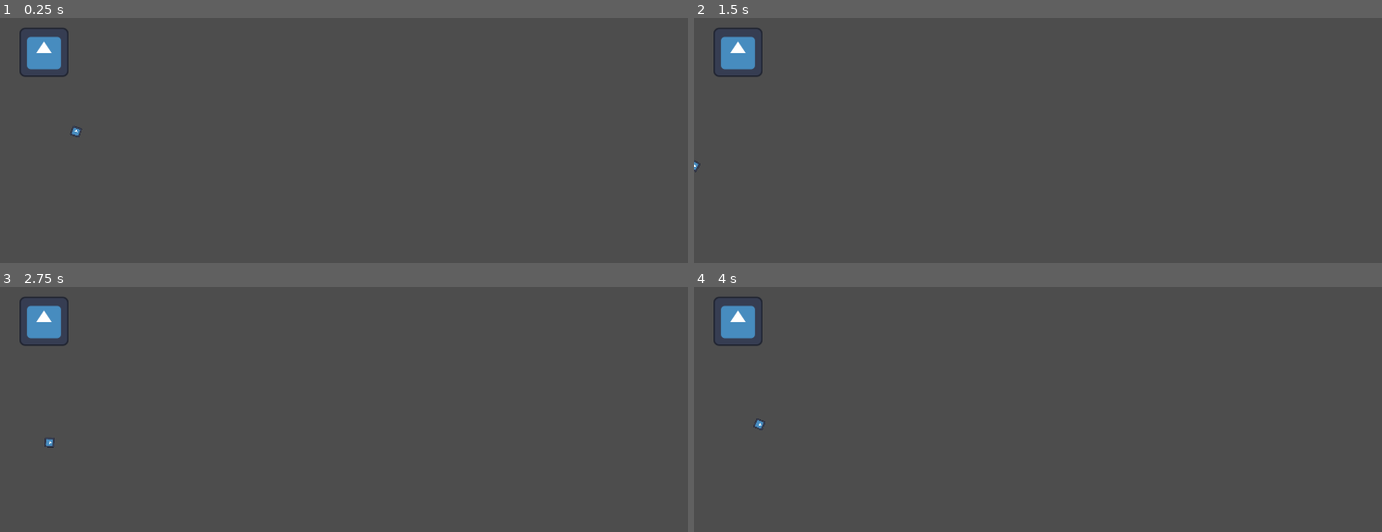
Above: before the commit, frames 1-4 (two rows, left to right).
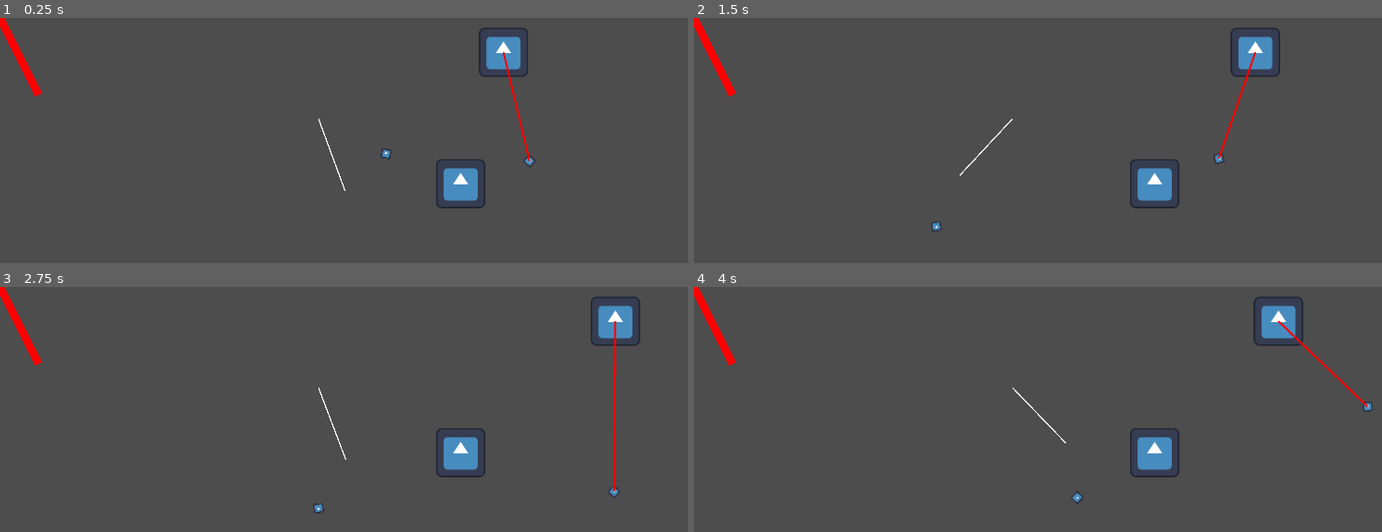
Above: after the commit, the same moments.

Repository: Neomania/DaveAndTimsMiningAdventure
Game: Godot game, scene res://Scenes/physics_playground.tscn
Two runs of this game, one before a commit and one after it. Both use one fixed random seed, a clock stepped at 60 frames per second and the inputs below. This scene is started directly instead of the project's main scene. The engine's default icon, where the game draws it, is replaced by a stand-in: a white triangle on a blue panel in a dark square.
Inputs:
- Up to frame 1 (0.25 s): no input
- Up to frame 2 (1.5 s): hold Right (ui_right) 0.53-1.28 s; tap Z (game_pickup, bound only after the commit) at 0.6, 1.35 s; hold Down (ui_down) from 1.28 s (still down)
- Up to frame 3 (2.75 s): release Down (ui_down) at 2.03 s; hold Right (ui_right) from 2.03 s (still down); tap Z (game_pickup, bound only after the commit) at 2.1 s
- Up to frame 4 (4 s): release Right (ui_right) at 2.78 s; hold Up (ui_up) 2.78-3.53 s; tap Z (game_pickup, bound only after the commit) at 2.85, 3.6 s; hold Left (ui_left) from 3.53 s (still down)

The runs differ from the first frame. In frame 1, 3.2% of the frame differs, in the area x 0-78%, y 0-78%; in frame 2, 3.2%; in frame 3, 3.3%, in the area x 0-94%, y 0-93%; in frame 4, 3.2%.

Commit message:
Adding crane stuff

Diff:
--- /dev/null
+++ b/Scenes/crane_test.tscn
@@ -0,0 +1,107 @@
+[gd_scene load_steps=6 format=3 uid="uid://dkhn2xc4huqbb"]
+
+[ext_resource type="Script" path="res://Scripts/Crane/Arm.gd" id="1_tltpx"]
+[ext_resource type="Texture2D" uid="uid://ty1wt7fgwf0t" path="res://icon.svg" id="2_2e5rd"]
+[ext_resource type="Script" path="res://Scripts/Crane/HookGrab.gd" id="3_5188y"]
+[ext_resource type="Script" path="res://Scripts/Crane/Rope.gd" id="3_xqgg8"]
+
+[sub_resource type="RectangleShape2D" id="RectangleShape2D_6yj2w"]
+size = Vector2(128, 128)
+
+[node name="CraneTest" type="Node2D"]
+
+[node name="Arm" type="StaticBody2D" parent="."]
+position = Vector2(100, 100)
+script = ExtResource("1_tltpx")
+
+[node name="CollisionShape2D" type="CollisionShape2D" parent="Arm"]
+scale = Vector2(0.5, 0.25)
+shape = SubResource("RectangleShape2D_6yj2w")
+
+[node name="Sprite2D" type="Sprite2D" parent="Arm/CollisionShape2D"]
+texture = ExtResource("2_2e5rd")
+
+[node name="Arm Anchor" type="Node2D" parent="Arm/CollisionShape2D"]
+position = Vector2(0, 64)
+
+[node name="Hook" type="RigidBody2D" parent="."]
+position = Vector2(100, 200)
+can_sleep = false
+script = ExtResource("3_5188y")
+
+[node name="CollisionPolygon2D" type="CollisionPolygon2D" parent="Hook"]
+scale = Vector2(50, 50)
+polygon = PackedVector2Array(0, -0.5, -0.5, 0.33, 0.5, 0.33)
+
+[node name="Polygon2D" type="Polygon2D" parent="Hook/CollisionPolygon2D"]
+polygon = PackedVector2Array(0, -0.5, -0.5, 0.33, 0.5, 0.33)
+
+[node name="Hook Anchor" type="Node2D" parent="Hook/CollisionPolygon2D"]
+position = Vector2(0, -0.5)
+
+[node name="RayCast2D" type="RayCast2D" parent="Hook"]
+position = Vector2(0, 15)
+target_position = Vector2(0, 20)
+
+[node name="DampedSpringJoint2D" type="DampedSpringJoint2D" parent="."]
+position = Vector2(100, 116)
+node_a = NodePath("../Arm")
+node_b = NodePath("../Hook")
+length = 59.0
+stiffness = 64.0
+script = ExtResource("3_xqgg8")
+
+[node name="Box" type="Node2D" parent="."]
+position = Vector2(1564, 886)
+
+[node name="StaticBody2D" type="StaticBody2D" parent="Box"]
+position = Vector2(0, 100)
+
+[node name="CollisionShape2D" type="CollisionShape2D" parent="Box/StaticBody2D"]
+scale = Vector2(5, 0.25)
+shape = SubResource("RectangleShape2D_6yj2w")
+
+[node name="Sprite2D" type="Sprite2D" parent="Box/StaticBody2D/CollisionShape2D"]
+texture = ExtResource("2_2e5rd")
+
+[node name="StaticBody2D2" type="StaticBody2D" parent="Box"]
+position = Vector2(308, 0)
+
+[node name="CollisionShape2D" type="CollisionShape2D" parent="Box/StaticBody2D2"]
+position = Vector2(0, -12)
+scale = Vector2(0.25, 2)
+shape = SubResource("RectangleShape2D_6yj2w")
+
+[node name="Sprite2D" type="Sprite2D" parent="Box/StaticBody2D2/CollisionShape2D"]
+texture = ExtResource("2_2e5rd")
+
+[node name="StaticBody2D3" type="StaticBody2D" parent="Box"]
+position = Vector2(-304, 0)
+
+[node name="CollisionShape2D" type="CollisionShape2D" parent="Box/StaticBody2D3"]
+position = Vector2(0, -12)
+scale = Vector2(0.25, 2)
+shape = SubResource("RectangleShape2D_6yj2w")
+
+[node name="Sprite2D" type="Sprite2D" parent="Box/StaticBody2D3/CollisionShape2D"]
+texture = ExtResource("2_2e5rd")
+
+[node name="StaticBody2D" type="StaticBody2D" parent="."]
+position = Vector2(979, 1035)
+
+[node name="CollisionShape2D" type="CollisionShape2D" parent="StaticBody2D"]
+scale = Vector2(20, 0.25)
+shape = SubResource("RectangleShape2D_6yj2w")
+
+[node name="Sprite2D" type="Sprite2D" parent="StaticBody2D/CollisionShape2D"]
+texture = ExtResource("2_2e5rd")
+
+[node name="Rock" type="RigidBody2D" parent="."]
+position = Vector2(595, 875)
+
+[node name="CollisionShape2D" type="CollisionShape2D" parent="Rock"]
+scale = Vector2(2, 2)
+shape = SubResource("RectangleShape2D_6yj2w")
+
+[node name="Sprite2D" type="Sprite2D" parent="Rock/CollisionShape2D"]
+texture = ExtResource("2_2e5rd")
--- a/Scenes/physics_playground.tscn
+++ b/Scenes/physics_playground.tscn
@@ -1,6 +1,10 @@
-[gd_scene load_steps=4 format=3 uid="uid://dhghw165a1wm1"]
+[gd_scene load_steps=9 format=3 uid="uid://dhghw165a1wm1"]
 
+[ext_resource type="Script" path="res://Scripts/PhysicsPlayground/craneStatic.gd" id="1_qa45u"]
 [ext_resource type="Texture2D" uid="uid://ty1wt7fgwf0t" path="res://icon.svg" id="1_y026q"]
+[ext_resource type="Script" path="res://Scripts/PhysicsPlayground/rope.gd" id="2_v80pq"]
+[ext_resource type="Script" path="res://Scripts/PhysicsPlayground/shapeRope.gd" id="3_imm8m"]
+[ext_resource type="Script" path="res://Scripts/PhysicsPlayground/pinRope.gd" id="4_c0n3j"]
 
 [sub_resource type="RectangleShape2D" id="RectangleShape2D_v0umk"]
 size = Vector2(128, 128)
@@ -8,10 +12,15 @@
 [sub_resource type="RectangleShape2D" id="RectangleShape2D_fex8h"]
 size = Vector2(128, 128)
 
+[sub_resource type="SegmentShape2D" id="SegmentShape2D_7j12m"]
+a = Vector2(0, -100)
+b = Vector2(0, 100)
+
 [node name="Physics Playground" type="Node2D"]
 
 [node name="StaticBody2D" type="StaticBody2D" parent="."]
-position = Vector2(114, 89)
+position = Vector2(1305, 89)
+script = ExtResource("1_qa45u")
 
 [node name="CollisionShape2D" type="CollisionShape2D" parent="StaticBody2D"]
 shape = SubResource("RectangleShape2D_v0umk")
@@ -19,16 +28,14 @@
 [node name="Sprite2D" type="Sprite2D" parent="StaticBody2D"]
 texture = ExtResource("1_y026q")
 
-[node name="DampedSpringJoint2D" type="DampedSpringJoint2D" parent="StaticBody2D"]
-node_a = NodePath("..")
-node_b = NodePath("../../RigidBody2D")
-length = 200.0
-rest_length = 200.0
-stiffness = 64.0
-damping = 0.01
+[node name="Pivot" type="StaticBody2D" parent="StaticBody2D"]
+position = Vector2(59, 59)
+rotation = -1.15192
 
 [node name="RigidBody2D" type="RigidBody2D" parent="."]
-position = Vector2(197, 267)
+position = Vector2(1373, 348)
+can_sleep = false
+angular_damp_mode = 1
 
 [node name="CollisionShape2D" type="CollisionShape2D" parent="RigidBody2D"]
 scale = Vector2(0.2, 0.2)
@@ -36,3 +43,53 @@
 
 [node name="Sprite2D" type="Sprite2D" parent="RigidBody2D/CollisionShape2D"]
 texture = ExtResource("1_y026q")
+
+[node name="Box 2" type="StaticBody2D" parent="."]
+position = Vector2(1194, 430)
+
+[node name="CollisionShape2D" type="CollisionShape2D" parent="Box 2"]
+shape = SubResource("RectangleShape2D_v0umk")
+
+[node name="Sprite2D" type="Sprite2D" parent="Box 2"]
+texture = ExtResource("1_y026q")
+
+[node name="Rock" type="RigidBody2D" parent="."]
+position = Vector2(1000, 325)
+
+[node name="CollisionShape2D" type="CollisionShape2D" parent="Rock"]
+scale = Vector2(0.2, 0.2)
+shape = SubResource("RectangleShape2D_fex8h")
+
+[node name="Sprite2D" type="Sprite2D" parent="Rock/CollisionShape2D"]
+texture = ExtResource("1_y026q")
+
+[node name="Bar" type="RigidBody2D" parent="."]
+position = Vector2(870, 351)
+rotation = -0.460485
+
+[node name="PinJoint2D" type="PinJoint2D" parent="Bar"]
+position = Vector2(0, -100)
+node_a = NodePath("..")
+node_b = NodePath("../../Box 2")
+
+[node name="CollisionShape2D" type="CollisionShape2D" parent="Bar"]
+shape = SubResource("SegmentShape2D_7j12m")
+script = ExtResource("3_imm8m")
+
+[node name="Line2D" type="Line2D" parent="Bar"]
+points = PackedVector2Array(0, -100, 0, 100)
+width = 3.0
+
+[node name="PinJoint2D2" type="PinJoint2D" parent="Bar"]
+position = Vector2(0, 100)
+node_a = NodePath("..")
+node_b = NodePath("../../Rock")
+script = ExtResource("4_c0n3j")
+
+[node name="DampedSpringJoint2D" type="DampedSpringJoint2D" parent="."]
+position = Vector2(1325, 91)
+node_a = NodePath("../StaticBody2D")
+node_b = NodePath("../RigidBody2D")
+length = 200.0
+stiffness = 64.0
+script = ExtResource("2_v80pq")
--- /dev/null
+++ b/Scripts/Crane/Arm.gd
@@ -0,0 +1,41 @@
+extends StaticBody2D
+
+@export var moveSpeed = 200
+
+func _physics_process(delta):
+	if Input.is_action_pressed("ui_left"):
+		move_and_collide(Vector2(-moveSpeed * delta, 0))
+	if Input.is_action_pressed("ui_right"):
+		move_and_collide(Vector2(moveSpeed * delta, 0))
+
+func _process(delta):
+	queue_redraw()
+
+func _ready():
+	#initialize_hook()
+	pass
+
+func initialize_hook():
+	var hookAnchor: Node2D = get_node("../Hook/CollisionPolygon2D/Hook Anchor")
+	var armAnchor: Node2D = get_node("./CollisionShape2D/Arm Anchor")
+
+	var joint = DampedSpringJoint2D.new()
+
+	joint.set_global_position(armAnchor.global_position)
+	joint.set_length((armAnchor.global_position - hookAnchor.global_position).length())
+	#joint.set_global_rotation((armAnchor.global_position - armAnchor.global_position).angle() + 90.0)
+	joint.set_rest_length(0)
+	joint.set_damping(1.0)
+	joint.set_stiffness(64.0)
+
+	add_child(joint)
+
+	joint.set_node_a("..")
+	joint.set_node_b("../../Hook")
+
+func _draw():
+	draw_set_transform(Vector2(0.0, 0.0))
+	var hookAnchor: Node2D = get_node("../Hook/CollisionPolygon2D/Hook Anchor")
+	var armAnchor: Node2D = get_node("./CollisionShape2D/Arm Anchor")
+
+	draw_line(armAnchor.global_position - position, hookAnchor.global_position - position, Color.BLACK)
--- /dev/null
+++ b/Scripts/Crane/HookGrab.gd
@@ -0,0 +1,22 @@
+extends RigidBody2D
+
+var joint: PinJoint2D = null
+
+func _physics_process(delta):
+	if (Input.is_action_just_pressed("game_pickup")):
+		if (joint == null):
+			var raycast: RayCast2D = $RayCast2D
+			if (raycast.is_colliding() and raycast.get_collider() is RigidBody2D):
+				var target: RigidBody2D = raycast.get_collider()
+				var newJoint: PinJoint2D = PinJoint2D.new()
+
+				newJoint.set_global_position(raycast.get_collision_point())
+				newJoint.set_exclude_nodes_from_collision(false)
+				$/root.add_child(newJoint)
+				newJoint.set_node_a(get_path())
+				newJoint.set_node_b(target.get_path())
+
+				joint = newJoint
+		else:
+			joint.queue_free()
+			joint = null
--- /dev/null
+++ b/Scripts/Crane/Rope.gd
@@ -0,0 +1,11 @@
+extends DampedSpringJoint2D
+
+@export var ropeSpeed = 200
+
+func _physics_process(delta):
+	if (Input.is_action_pressed("ui_down")):
+		set_length(length + ropeSpeed * delta)
+		set_rest_length(length)
+	if (Input.is_action_pressed("ui_up")):
+		set_length(max(length - ropeSpeed * delta, 0))
+		set_rest_length(length)
--- /dev/null
+++ b/Scripts/PhysicsPlayground/craneStatic.gd
@@ -0,0 +1,7 @@
+extends StaticBody2D
+
+func _physics_process(delta):
+	if Input.is_action_pressed("ui_left"):
+		move_and_collide(Vector2(-200 * delta, 0))
+	if Input.is_action_pressed("ui_right"):
+		move_and_collide(Vector2(200 * delta, 0))
--- /dev/null
+++ b/Scripts/PhysicsPlayground/pinRope.gd
@@ -0,0 +1,11 @@
+extends PinJoint2D
+
+var length = 200
+#func _physics_process(delta):
+	#if Input.is_action_pressed("ui_up"):
+		#length = max(length - 20 * delta, 0)
+	#
+	#if Input.is_action_pressed("ui_down"):
+		#length += 20 * delta
+	#
+	#position.y = length - 100
--- /dev/null
+++ b/Scripts/PhysicsPlayground/rope.gd
@@ -0,0 +1,19 @@
+extends DampedSpringJoint2D
+
+var theoreticalLength = length
+
+func _physics_process(delta):
+	if Input.is_action_pressed("ui_up"):
+		theoreticalLength = max(theoreticalLength - 200 * delta, 0)
+		set_length(theoreticalLength)
+		set_rest_length(theoreticalLength)
+
+	if Input.is_action_pressed("ui_down"):
+		theoreticalLength += 200 * delta
+	set_length(theoreticalLength)
+	set_rest_length(theoreticalLength)
+
+func _draw():
+	print(get_node(node_a).global_position)
+	draw_line(Vector2(0, 0) - global_position, Vector2(100, 200) - global_position, Color.RED, 20)
+	draw_line(get_node(node_a).global_position - global_position, get_node(node_b).global_position - global_position, Color.RED, 5)
--- /dev/null
+++ b/Scripts/PhysicsPlayground/shapeRope.gd
@@ -0,0 +1,13 @@
+extends CollisionShape2D
+
+var length = 200
+
+func _physics_process(delta):
+	if Input.is_action_pressed("ui_up"):
+		length = max(length - 20 * delta, 0)
+
+	if Input.is_action_pressed("ui_down"):
+		length += 20 * delta
+		print(length)
+
+	transform.get_scale().y = length / 200
--- a/project.godot
+++ b/project.godot
@@ -19,8 +19,17 @@
 
 window/size/viewport_width=1920
 window/size/viewport_height=1080
+window/size/initial_position=Vector2i(100, 100)
 window/stretch/mode="viewport"
 window/stretch/scale_mode="integer"
+
+[input]
+
+game_pickup={
+"deadzone": 0.5,
+"events": [Object(InputEventKey,"resource_local_to_scene":false,"resource_name":"","device":-1,"window_id":0,"alt_pressed":false,"shift_pressed":false,"ctrl_pressed":false,"meta_pressed":false,"pressed":false,"keycode":0,"physical_keycode":90,"key_label":0,"unicode":122,"echo":false,"script":null)
+]
+}
 
 [rendering]
 
